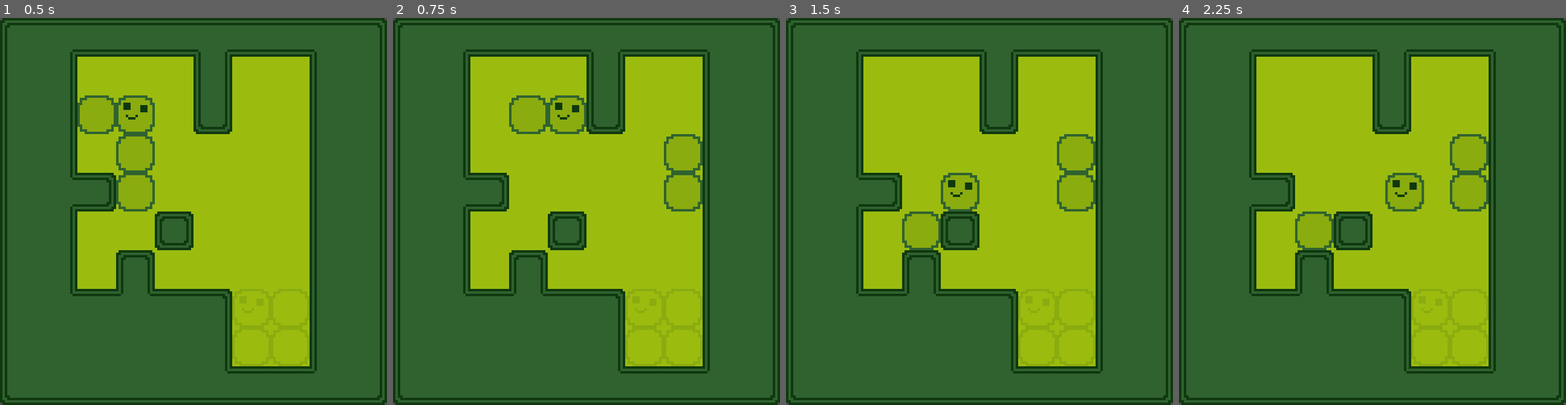
Above: before the commit, frames 1-4 (left to right).
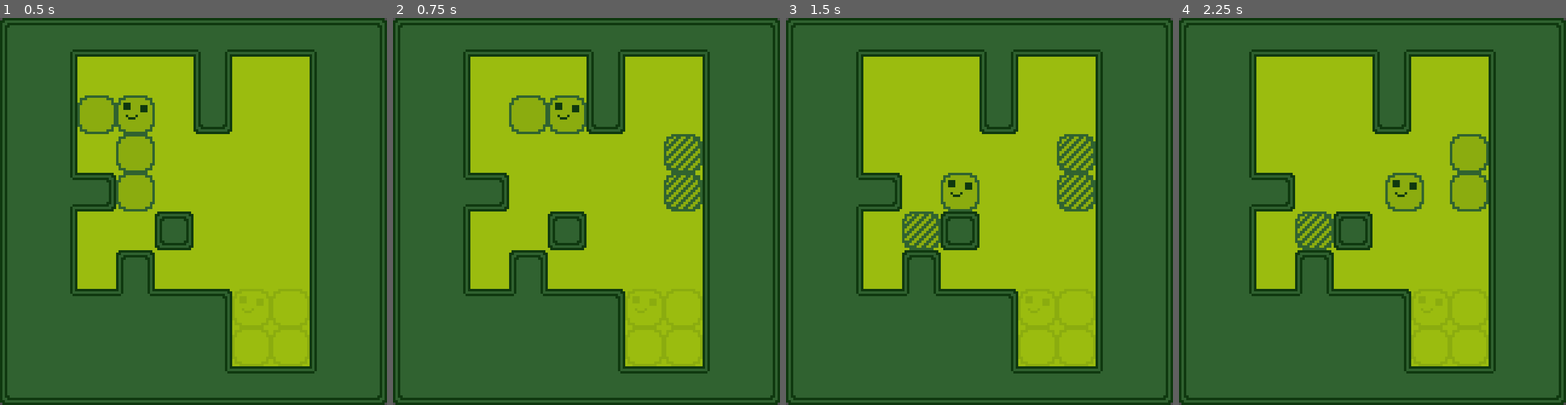
Above: after the commit, the same moments.

Repository: Blubmans/Box-Creature
Game: Godot game, scene res://Scenes/main.tscn
Two runs of this game, one before a commit and one after it. Both use one fixed random seed, a clock stepped at 60 frames per second and the inputs below.
Inputs:
- Up to frame 1 (0.5 s): no input
- Up to frame 2 (0.75 s): tap Enter at 0.5 s; hold Right (Pressed_Right) from 0.53 s (still down)
- Up to frame 3 (1.5 s): tap Space at 1.25 s; release Right (Pressed_Right) at 1.28 s; hold Down (Pressed_Down) from 1.28 s (still down)
- Up to frame 4 (2.25 s): tap Enter at 2 s; release Down (Pressed_Down) at 2.03 s; hold Right (Pressed_Right) from 2.03 s (still down)

Frame 1 is identical in both runs. In frame 2, 0.7% of the frame differs, in the area x 70-80%, y 30-50%; in frame 3, 1.0%, in the area x 30-80%, y 30-60%; in frame 4, 0.3%.

Commit message:
Body Visualy updates and wincon implemented

Diff:
--- a/Scripts/game_manager.gd
+++ b/Scripts/game_manager.gd
@@ -14,10 +14,13 @@
 	left}
 var board = []
 var boardSize: int = 10
+var bodyEndPositions = []
+var headEndPositions = []
 var nonTransparantSpaces = [Spaces.wall, Spaces.player, Spaces.body]
 var playerPos: Vector2i
 var bodyParts = []
 signal updatePlayerPos
+signal updateBodyLooks
 
 func _ready() -> void:
 	#setup board
@@ -43,22 +46,23 @@
 	updatePlayerPos.emit(originPos, pos)
 
 
-func list_bodyparts():
-	bodyParts.clear()
-	bodyParts.append(playerPos)
+func list_bodyparts() -> Array:
+	var bodyList = []
+	bodyList.append(playerPos)
 
 	var bodyPartLength = -1
-	while len(bodyParts) != bodyPartLength:
-		bodyPartLength = len(bodyParts)
-		for i in range(len(bodyParts)):
-			bodyParts.append(Vector2i(bodyParts[i].x, bodyParts[i].y - 1))
-			bodyParts.append(Vector2i(bodyParts[i].x + 1, bodyParts[i].y))
-			bodyParts.append(Vector2i(bodyParts[i].x, bodyParts[i].y + 1))
-			bodyParts.append(Vector2i(bodyParts[i].x - 1, bodyParts[i].y))
-		bodyParts = unique_array(bodyParts)
-		for i in range(len(bodyParts) -1, -1, -1):
-			if board[bodyParts[i].y][bodyParts[i].x] != Spaces.body && board[bodyParts[i].y][bodyParts[i].x] != Spaces.player:
-				bodyParts.remove_at(i)
+	while len(bodyList) != bodyPartLength:
+		bodyPartLength = len(bodyList)
+		for i in range(len(bodyList)):
+			bodyList.append(Vector2i(bodyList[i].x, bodyList[i].y - 1))
+			bodyList.append(Vector2i(bodyList[i].x + 1, bodyList[i].y))
+			bodyList.append(Vector2i(bodyList[i].x, bodyList[i].y + 1))
+			bodyList.append(Vector2i(bodyList[i].x - 1, bodyList[i].y))
+		bodyList = unique_array(bodyList)
+		for i in range(len(bodyList) -1, -1, -1):
+			if board[bodyList[i].y][bodyList[i].x] != Spaces.body && board[bodyList[i].y][bodyList[i].x] != Spaces.player:
+				bodyList.remove_at(i)
+	return bodyList
 
 
 func unique_array(array: Array) -> Array:
@@ -73,7 +77,7 @@
 
 func recieve_player_input(direction: Directions):
 	# Get all body parts
-	list_bodyparts()
+	bodyParts = list_bodyparts()
 
 	var small
 	var big
@@ -115,6 +119,9 @@
 		for item in range(len(bodyPartLines[i])):
 			move_player(bodyPartLines[i][item], direction)
 
+	set_new_bodyparts()
+	check_win()
+
 
 func move_player(pos: Vector2i, direction: Directions):
 	match direction:
@@ -138,3 +145,20 @@
 				if board[pos.y][pos.x - i] in nonTransparantSpaces:
 					change_player_pos(pos, Vector2i(pos.x - i + 1, pos.y))
 					break
+
+
+func check_win():
+	var body = list_bodyparts()
+	body.erase(playerPos)
+	for i in range(len(body)):
+		if body[i] not in bodyEndPositions:
+			return
+
+	if playerPos not in headEndPositions:
+		return
+
+	print("You win!")
+
+
+func set_new_bodyparts():
+	updateBodyLooks.emit(list_bodyparts())
--- a/Scripts/main.gd
+++ b/Scripts/main.gd
@@ -1,7 +1,10 @@
 extends Node
 
 @onready var foreground: TileMapLayer = $Walls
+@onready var ground: TileMapLayer = $Ground
 
 
 func _ready() -> void:
 	GameManager.set_board_walls(foreground.get_used_cells())
+	GameManager.bodyEndPositions = ground.get_used_cells_by_id(0, Vector2i(5, 3))
+	GameManager.headEndPositions = ground.get_used_cells_by_id(0, Vector2i(6, 3))
--- a/Scripts/player.gd
+++ b/Scripts/player.gd
@@ -9,6 +9,7 @@
 
 func _ready() -> void:
 	GameManager.updatePlayerPos.connect(update_player_pos)
+	GameManager.updateBodyLooks.connect(change_sprite)
 	floatingGridPosition = position * 16
 	if isHead:
 		GameManager.board[gridPosition.y][gridPosition.x] = GameManager.Spaces.player
@@ -28,5 +29,15 @@
 	timer.start()
 
 
+func change_sprite(body):
+	if gridPosition in body:
+		if isHead:
+			sprite.animation = "Player"
+		else:
+			sprite.animation = "Body"
+	else:
+		sprite.animation = "Dead_Body"
+
+
 func _process(_delta: float) -> void:
 	position = lerp(floatingGridPosition, Vector2(gridPosition) * 16, (0.1 - timer.time_left) / 0.1)
